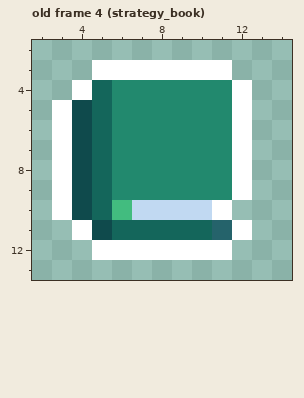
Edited in one commit: pixel-art file (public/assets/images/items.aseprite). Above, as it was before the edit.
16x16 pixels, 38 frames. Shown: old frame 4 (strategy_book): x 2..14, y 2..13. The commit also changed other frames, which this record leaves out.
Once edited:
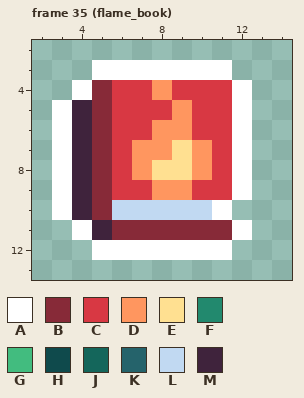
Palette (. is transparent): A #ffffff  B #872a38  C #d83843  D #ff965f  E #ffe091  F #22896e  G #42bc7f  H #0f4a4c  J #14665b  K #25636b  L #c1d9f2  M #3f233c
A new or re-ordered frame is compared with the old frame closest to it.
Diff:
frames 38 -> 41
--- frame 35 (flame_book) is new; against old frame 4 (strategy_book), layer "Layer"
@@ x 2..14 @@
  3 ...AAAAAAA...
- 4 ..AJFFFFFFA..
- 5 .AHJFFFFFFA..
- 6 .AHJFFFFFFA..
- 7 .AHJFFFFFFA..
- 8 .AHJFFFFFFA..
- 9 .AHJFFFFFFA..
-10 .AHJGLLLLA...
-11 ..AHJJJJJKA..
+ 4 ..ABCCDCCCA..
+ 5 .AMBCCCDCCA..
+ 6 .AMBCCDDCCA..
+ 7 .AMBCDDEDCA..
+ 8 .AMBCDEEDCA..
+ 9 .AMBCCDDCCA..
+10 .AMBLLLLLA...
+11 ..AMBBBBBBA..
 12 ...AAAAAAA...
